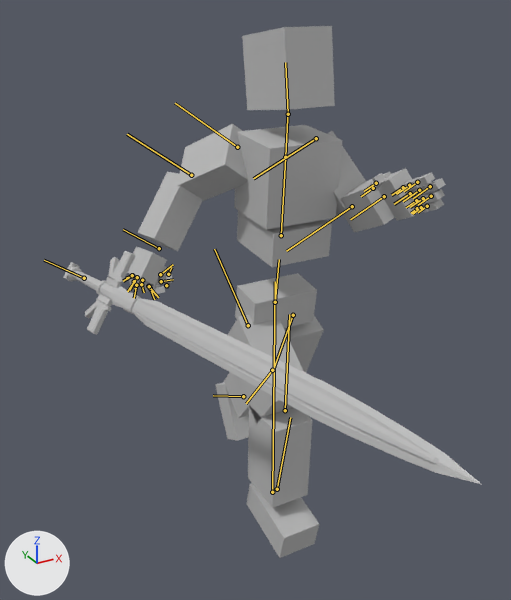
One commit to the FBX model MidKnight/Assets/Models/Player/Run.fbx: the scene before it, then after it.
Camera for both pictures: a camera (50 mm lens) standing at (-0.808, -1.37, 1.279) and looking at (-0.184, -0.236, 0.712). Arrows for +X, +Y and +Z are at lower left; the lights stay in place. Both versions are drawn at frame 8 of the action 'Take 001'; the numbers are the values there. The bones that bend it are drawn over the model as lines.

Objects in the first picture: 'boxMesh', 'sword1'.
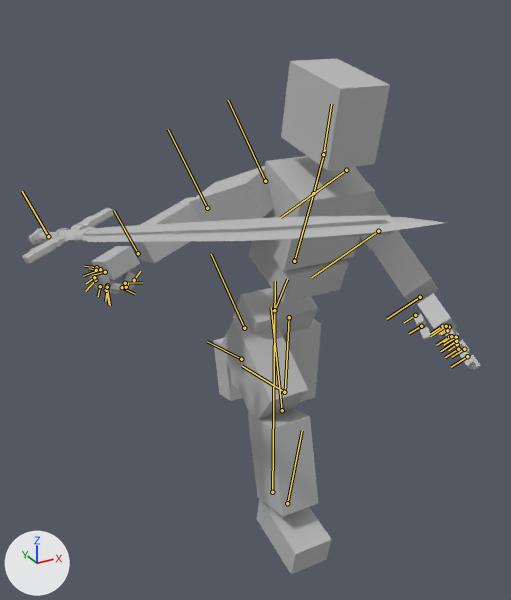
Location of each change, (x1, y1, x2, y2) in pixels of the pictures (511 x 600 px):
'boxMesh', posed (23% wider): before (127, 26, 446, 558); after (89, 58, 481, 574)
'sword1', posed (76% shorter): before (63, 251, 481, 484); after (23, 208, 445, 264)
bone 'mid_JNT', root to tip: before (275, 302) to (279, 259); after (274, 310) to (287, 279)
bone 'lowChest_JNT', root to tip: before (281, 235) to (285, 157); after (294, 261) to (313, 193)
bone 'shoulder_JNT', root to tip: before (237, 147) to (175, 103); after (265, 181) to (228, 100)
bone 'elbow_JNT', root to tip: before (191, 175) to (127, 134); after (207, 208) to (168, 129)
bone 'hand_JNT', root to tip: before (159, 248) to (123, 229); after (138, 253) to (114, 210)
bone 'head_JNT', root to tip: before (288, 114) to (285, 62); after (323, 154) to (331, 104)
bone 'Lshoulder_JNT', root to tip: before (316, 138) to (253, 178); after (346, 170) to (280, 217)
bone 'Lelbow_JNT', root to tip: before (352, 206) to (286, 251); after (378, 231) to (311, 277)
bone 'hip_JNT', root to tip: before (248, 325) to (214, 249); after (244, 328) to (211, 254)
bone 'knee_JNT', root to tip: before (285, 410) to (289, 314); after (282, 410) to (271, 307)
bone 'foot_JNT', root to tip: before (277, 489) to (290, 417); after (287, 503) to (302, 430)
bone 'Lhip_JNT', root to tip: before (293, 315) to (273, 370); after (289, 317) to (285, 392)
bone 'Lknee_JNT', root to tip: before (272, 370) to (246, 403); after (284, 392) to (242, 366)
bone 'Lfoot_JNT', root to tip: before (243, 396) to (213, 395); after (241, 359) to (207, 341)

The edits, one by one:
Bone 'mid_JNT' (bone_mid_jnt) moves from (0.0, -5.3, 0.0) to (0.0, -7.6, 0.0).
Bone 'mid_JNT' (bone_mid_jnt) turns from (8, 0, 0) to (29, 0, 0) degrees about its own x, y and z.
Bone 'lowChest_JNT' (bone_lowchest_jnt) turns from (-4, 0, 0) to (-8, 0, 0) degrees about its own x, y and z.
Bone 'shoulder_JNT' (bone_shoulder_jnt) turns from (0, -53, 54) to (-45, -40, 57) degrees about its own x, y and z.
Bone 'elbow_JNT' (bone_elbow_jnt) turns from (0, 65, 0) to (0, 63, 0) degrees about its own x, y and z.
Bone 'hand_JNT' (bone_hand_jnt) turns from (0, 0, 0) to (0, 4, 0) degrees about its own x, y and z.
Bone 'head_JNT' (bone_head_jnt) turns from (-12, 0, 0) to (-10, 0, 0) degrees about its own x, y and z.
Bone 'Lshoulder_JNT' (bone_lshoulder_jnt) turns from (0, 36, 65) to (8, 22, 49) degrees about its own x, y and z.
Bone 'Lelbow_JNT' (bone_lelbow_jnt) turns from (0, 84, 0) to (0, 57, 0) degrees about its own x, y and z.
Bone 'hip_JNT' (bone_hip_jnt) turns from (-60, 0, 0) to (-83, 0, 0) degrees about its own x, y and z.
Bone 'knee_JNT' (bone_knee_jnt) turns from (54, 0, 0) to (41, 0, 0) degrees about its own x, y and z.
Bone 'foot_JNT' (bone_foot_jnt) turns from (11, 0, 0) to (25, 0, 0) degrees about its own x, y and z.
Bone 'Lhip_JNT' (bone_lhip_jnt) turns from (17, 0, 0) to (-25, 0, 0) degrees about its own x, y and z.
Bone 'Lknee_JNT' (bone_lknee_jnt) turns from (14, 0, 0) to (77, 0, 0) degrees about its own x, y and z.
Bone 'Lfoot_JNT' (bone_lfoot_jnt) turns from (24, 0, 0) to (-2, 0, 0) degrees about its own x, y and z.
